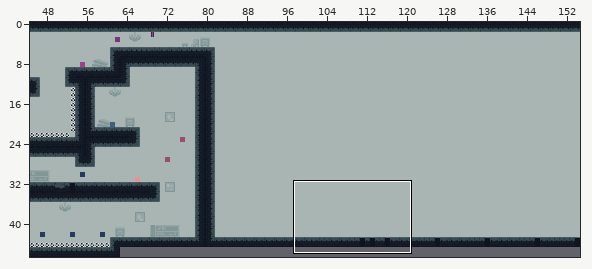
A Tiled map gets an edit: assets/newLevels.tmx. Above, an overview of the earlier version with the close-up marked.
Close-up. Old version:
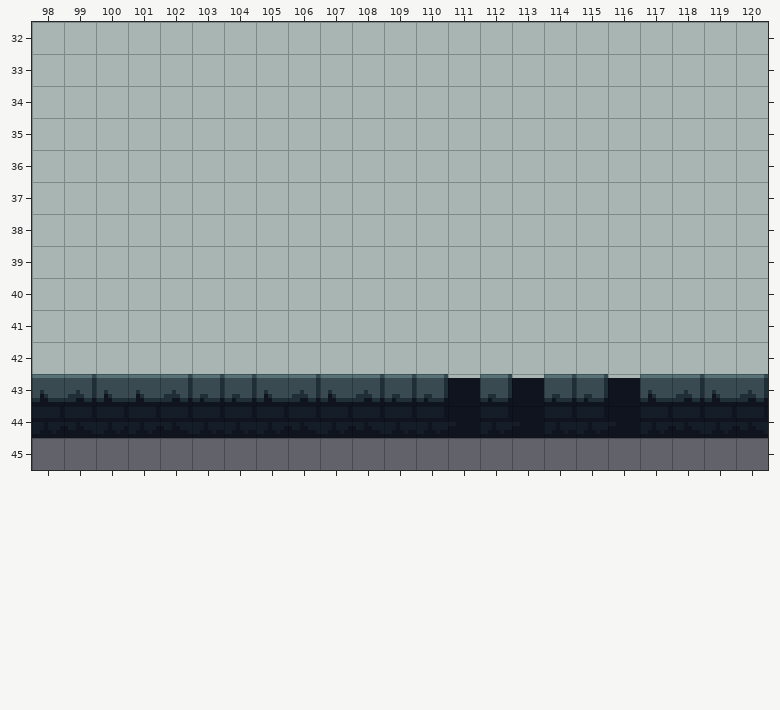
Cells are 8x8 px. Shown: x 98..120, y 32..45. The commit also changed other parts of the map, which this record leaves out.
New version:
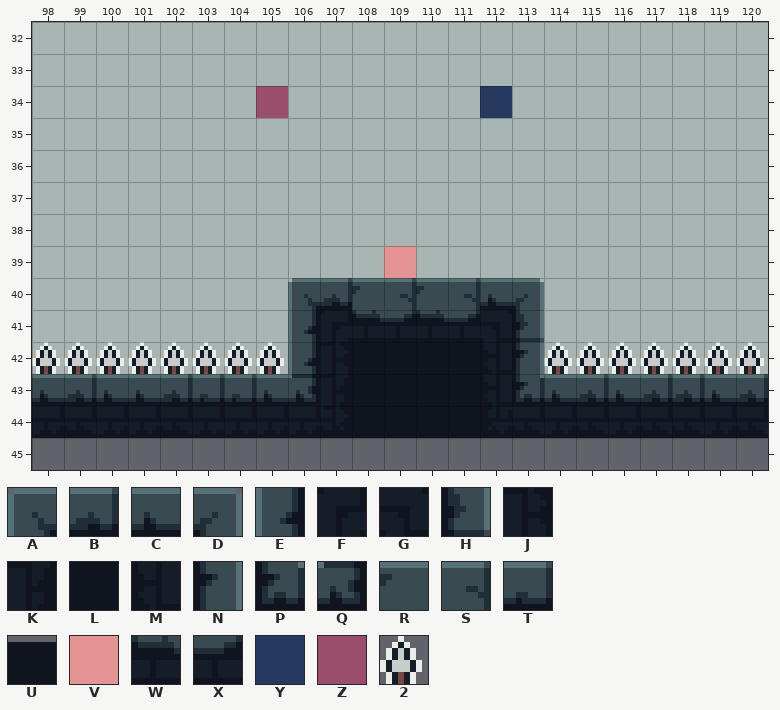
Key: from "tileset": A 0, B 1, C 2, D 5, E 32, F 33, G 36, H 37, J 41, K 65, L 66, M 68, N 69, P 71, Q 72, R 192, S 193, T 194, U 195, V 197, W 224, X 225, Y 228, Z 229, 2 232.
_ is an empty cell.
Objects are placed by their top-left corner, in cells (3,4 is the top-left corner of cell 3,4); size is 1x1 cell unless given.
Edits made:
Layer "ground":
Tile A now appears in row 40 at x 106.
The author changed tile C to tile B in row 43 at x 117.
The author changed tile T to tile B in row 43 at x 115.
Tile B now appears in row 40 at x 107.
The author changed tile T to tile C in row 43 at x 114.
The author changed tile U to tile C in row 43 at x 116.
Tile C now appears in row 40 at x 112.
Tile D now appears in row 40 at x 113.
Tile E now appears in rows 41 to 42 at x 106.
Tile F now appears in row 41 at x 107.
Tile G now appears in row 41 at x 112.
Tile H now appears in row 41 at x 113.
Tile J now appears in row 42 at x 107.
The author changed tile C to tile K in row 43 at x 107.
The author changed tile B to tile L in row 43 at x 108.
The author changed tile T to tile L in row 43 at x 109 to 110.
The author changed tile U to tile L in row 43 at x 111.
Tile L now appears in row 42 at x 108 to 111.
The author changed tile T to tile M in row 43 at x 112.
Tile M now appears in row 42 at x 112.
Tile N now appears in row 42 at x 113.
The author changed tile U to tile P in row 43 at x 113.
The author changed tile B to tile Q in row 43 at x 106.
Tile R now appears in row 40 at x 108 and 110.
Tile S now appears in row 40 at x 109 and 111.
Tile W now appears in row 41 at x 108 and 110.
Tile X now appears in row 41 at x 109 and 111.
Layer "interactables":
A new object: Z at 105,34.
A new object: Y at 112,34.
A new object: V at 109,39.
Layer "killArea":
Tile 2 now appears in row 42 at x 98 to 105 and 114 to 120.
Where, in picture pixels (left, top, right, bottom), the same in both close-ups:
added: (256, 86, 288, 118)
added: (480, 86, 512, 118)
changed: (32, 246, 764, 406)
